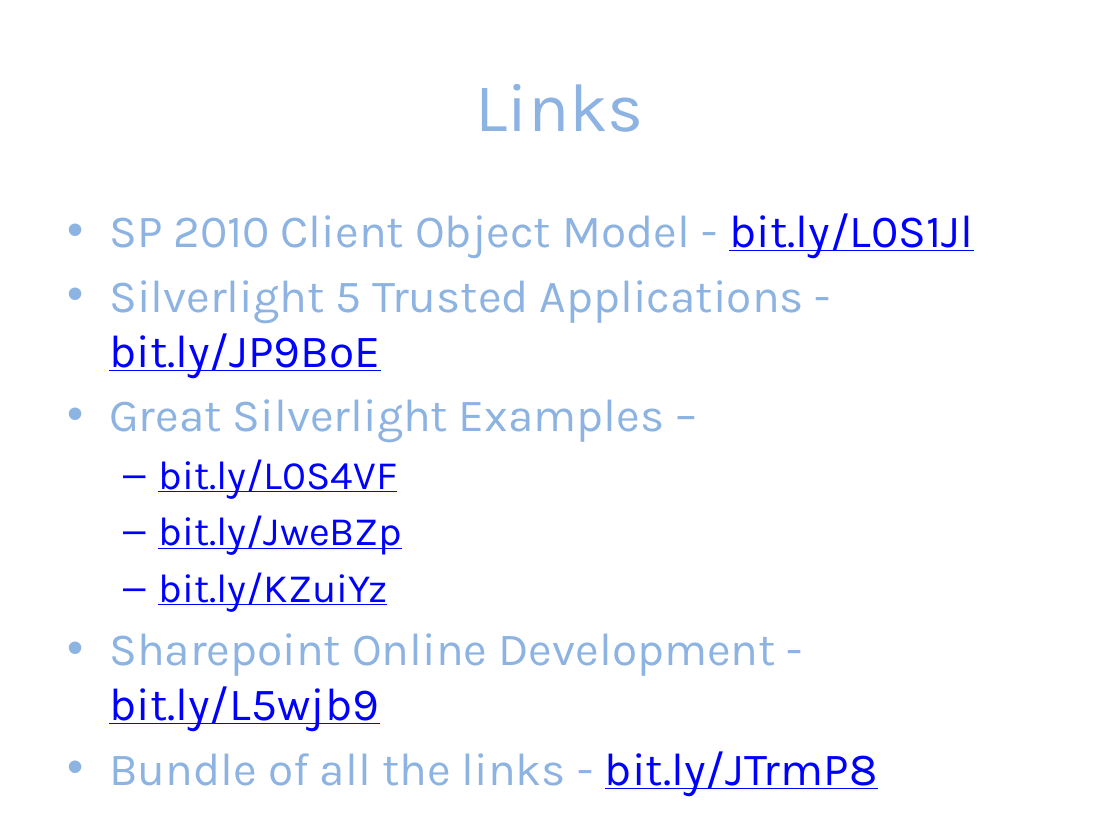
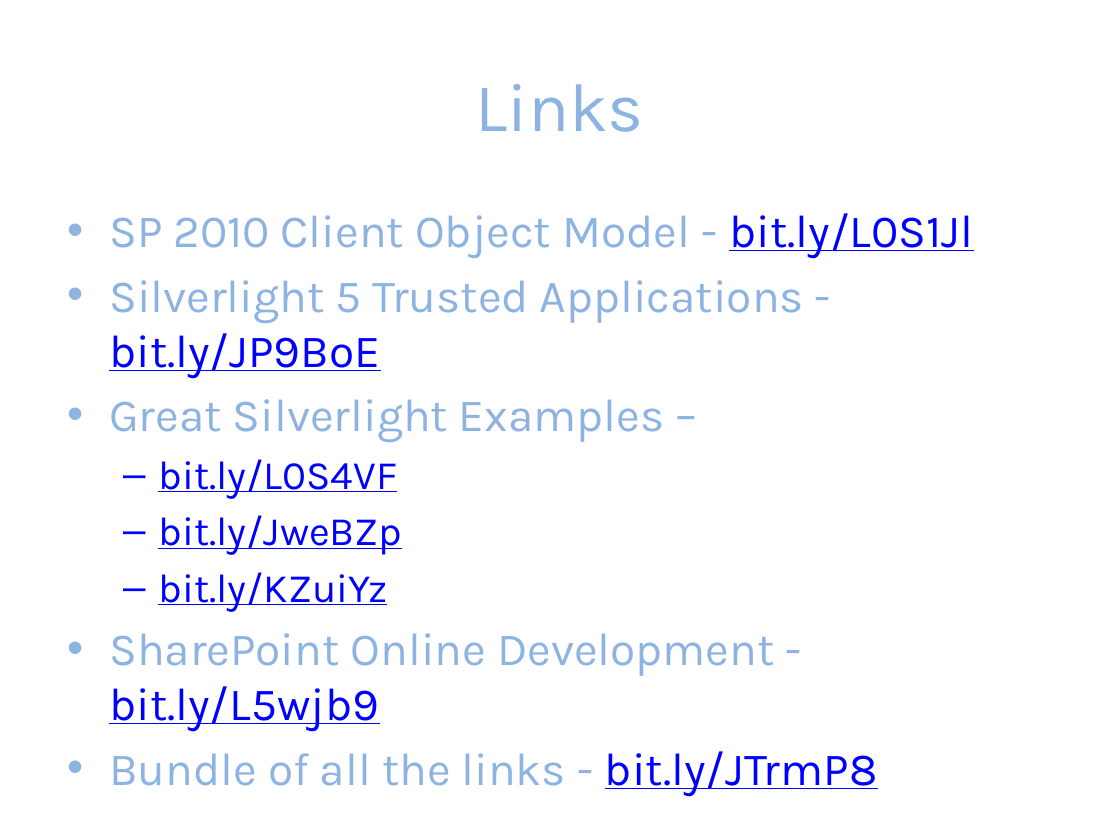
Before and after one commit to jacobladams/presentations, a slide deck: slide 18 of silverlight-and-sharepoint/Silverlight and SharePoint.pptx (slide 17 before the commit). Drawn at 1120x840 pixels with LibreOffice and Linux fonts; fonts in the diff are those of the drawing. Boxes give left, top, right and bottom in pixels: in the first picture for what was removed or moved away, otherwise in the second. Text is boxed around its words. In the diff, an @@ line names an element or a change of style, - is before the commit and + after.

```diff
--- a/silverlight-and-sharepoint/Silverlight and SharePoint.pptx
+++ b/silverlight-and-sharepoint/Silverlight and SharePoint.pptx
@@ text at (109, 633, 774, 731): text changed @@
-• Sharepoint Online Development - bit.ly/L5wjb9
+• SharePoint Online Development - bit.ly/L5wjb9
```
Also in this commit, not shown: 1 other slide changed, 4 slides added, 1 slide removed, 2 other files.
